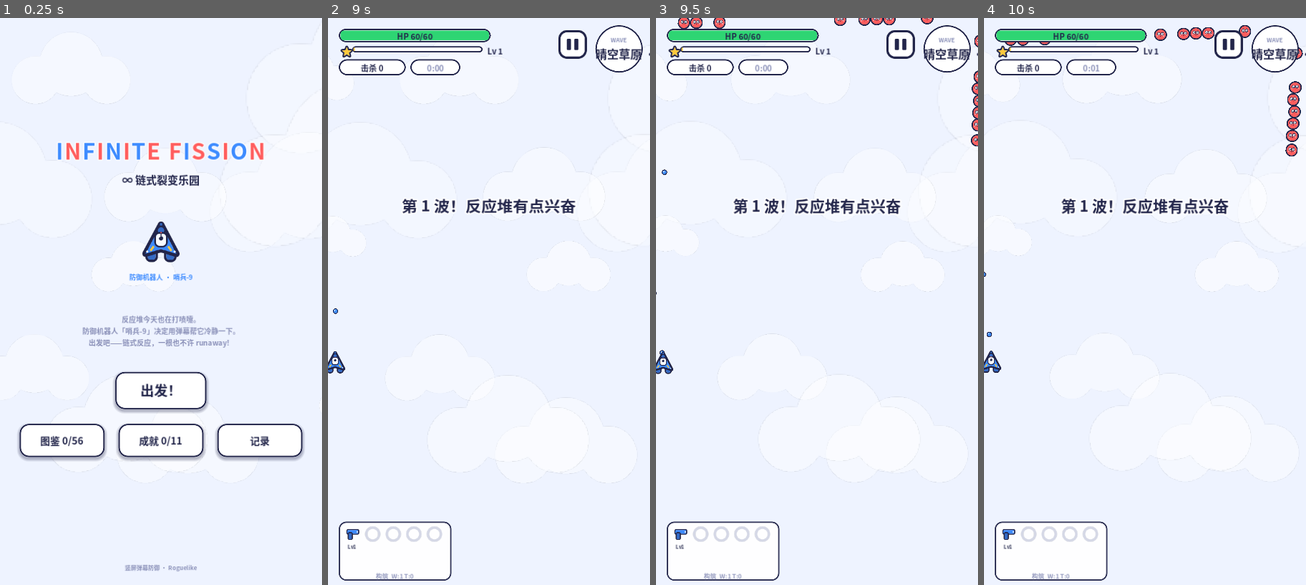
Above: before the commit, frames 1-4 (left to right).
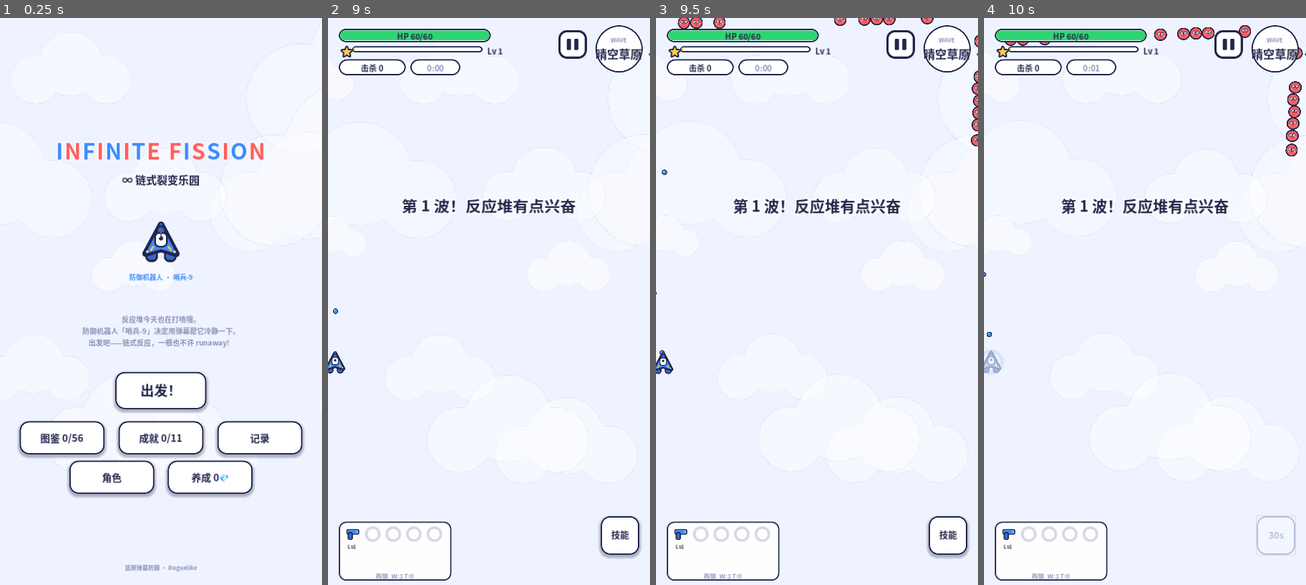
Above: after the commit, the same moments.

Repository: Genmer/Infinite-Fission
Game: Godot game, scene res://scenes/main.tscn
The game is run twice, just before and just after one commit, with the same random seed, the same clock (stepped at 60 frames per second) and the same inputs.
Inputs (mouse positions are in pixels of both pictures, inside the frame that each line leads up to):
- Up to frame 1 (0.25 s): no input
- Up to frame 2 (9 s): click "图鉴 0/56" at 0.5 s; click "成就 0/11" at 1.25 s; click "记录" at 2 s; click (440, 477) at 2.75 s, where only the run after the commit has a clickable "角色"; click (537, 477) at 3.5 s, where only the run after the commit has a clickable "养成 0💎"; click "出发！" at 4.25 s; click "怪物" at 5 s; click "武器" at 5.75 s; click "词条" at 6.5 s; click "返回大厅" at 7.25 s; click "出发！" at 8 s; click "出发" at 8.75 s
- Up to frame 3 (9.5 s): no input
- Up to frame 4 (10 s): click (1277, 533) at 9.5 s, where only the run after the commit has a clickable "技能"

The runs differ from the first frame. In frame 1, 3.2% of the frame differs, in the area x 5-95%, y 71-85%; in frame 2, 0.3%; in frame 3, 0.3%; in frame 4, 0.3%.

Commit message:
feat(meta): characters + out-game progression — 3 playable characters with active skills (shield/overfire/stomp) + HUD skill button, crystals + 4 permanent upgrades applied at run start, xp ball lingering fix (RETURN 8s->4.5s), roadmap backlog; acceptance 114/114

Diff:
--- a/scripts/combat/weapon/weapon_base.gd
+++ b/scripts/combat/weapon/weapon_base.gd
@@ -18,6 +18,7 @@
 var uid: int = 0
 var level: int = 1                             # L1~L5（升级表终值口径）
 var player: Node2D = null                      # 宿主注入（Player；宽类型规避循环解析）
+var meta_atk_pct: float = 0.0                 # 局外养成攻击 + 角色攻击修正（Player 注入）
 var trait_stack: TraitStack = null             # 武器级词条（常驻面板聚合 + OnHit 注入源）
 var target_strategy: int = GameConst.TargetStrategy.NEAREST
 var cooldown_left: float = 0.0
@@ -121,7 +122,7 @@
 	if GameConfig.balance != null:
 		crit_cap = GameConfig.balance.cap_crit_rate
 	var snapshot := {
-		"base_atk": get_current_atk(),
+		"base_atk": get_current_atk() * (1.0 + meta_atk_pct),   # 局外养成/角色修正入面板
 		"crit_rate": clampf(crit_rate + float(aggregate.get("add_crit", 0.0)), 0.0, crit_cap),
 		"crit_mult": crit_dmg + float(aggregate.get("add_critdmg", 0.0)),
 		"flat_bonus": 0.0,
@@ -250,9 +251,12 @@
 	# 节拍间隔：BALLISTIC = 1/rof（子类覆写射速口径）；其余形态 = cd × (1−ΣCDR)
 	if data == null:
 		return 1.0
+	var rof_mult := 1.0
+	if player != null and is_instance_valid(player):
+		rof_mult = maxf(float(player.get("rof_mult")), 0.1)   # 过载咆哮（角色技能）
 	if data.form == GameConst.WeaponForm.BALLISTIC:
 		var rof := clampf(get_stat(&"rof"), 0.1, _cap_rof())
-		return 1.0 / rof
+		return 1.0 / (rof * rof_mult)
 	var cd := maxf(get_stat(&"cd"), 0.01)
 	var cdr := 0.0
 	var cap_cdr := 0.6
@@ -261,7 +265,10 @@
 	if GameConfig.balance != null:
 		cap_cdr = GameConfig.balance.cap_cdr_sum
 	cdr = clampf(cdr, 0.0, cap_cdr)
-	return cd * (1.0 - cdr)
+	var rof_mult2 := 1.0
+	if player != null and is_instance_valid(player):
+		rof_mult2 = maxf(float(player.get("rof_mult")), 0.1)
+	return cd * (1.0 - cdr) / rof_mult2
 
 
 func _cap_rof() -> float:
--- a/scripts/entities/player/pickup.gd
+++ b/scripts/entities/player/pickup.gd
@@ -35,7 +35,7 @@
 const SINK_SPEED := 80.0                      # 下沉速度 px/s
 const SINK_BAND := 0.55                       # 下半屏活动带 y 阈值（屏高比例）
 const SWAY_AMP := 26.0                        # 下沉左右摆幅度 px/s
-const RETURN_TIME := 8.0                      # 超时回归阈值 s（未拾取 → 全屏追踪）
+const RETURN_TIME := 4.5                      # 超时回归阈值 s（8s 太久——大怪掉的大珠「不消失」观感，缩到 4.5s）
 const HOMING_SPEED_INIT := 240.0              # 追踪初速 px/s
 const HOMING_ACCEL := 620.0                   # 追踪加速度 px/s²
 const HOMING_SPEED_MAX := 760.0               # 追踪速度上限 px/s
--- a/scripts/entities/player/player.gd
+++ b/scripts/entities/player/player.gd
@@ -14,6 +14,14 @@
 var hp: float = 60.0
 var move_speed: float = 280.0                 # 移速（相对拖动 1:1 口径下的调试/键盘备用参数）
 var pickup_radius: float = 120.0              # Q-13 磁吸半径（pickup_pct 词条加成属包 3 常驻词条）
+# 角色系统（用户反馈「不同的角色有不同的技能」）：选择经 Meta 持久化，开局 set_character 应用
+var character_id: StringName = &"sentinel"
+var character_atk_pct: float = 0.0            # 角色攻击修正（武器面板经 meta_atk_pct 合成）
+var rof_mult: float = 1.0                     # 过载咆哮射速倍率（WeaponBase._fire_interval 消费）
+var skill_cd_base: float = 30.0
+var skill_cd_left: float = 0.0
+var skill_active_left: float = 0.0            # 增益型技能剩余时长（过载）
+var _skill_shield_left: float = 0.0           # 紧急护盾剩余（表现走护盾泡）
 var invuln_left: float = 0.0                  # 受击无敌帧（contact_tick=0.6s 口径）
 var weapon_slots: Array[WeaponBase] = []      # ≤5（集成包 B.8 第二批收紧：pkg2 用例已迁移 WeaponBase 真件）
 var unlocked_slots: int = 1                   # w3→2 / w7→3 / Boss1→4 / Boss2 或 w21→5（F-19）
@@ -136,6 +144,13 @@
 		invuln_left -= p_game_delta
 		if invuln_left < 0.0:
 			invuln_left = 0.0
+	# 角色技能节拍（冷却 + 增益型剩余）
+	if skill_cd_left > 0.0:
+		skill_cd_left = maxf(skill_cd_left - p_game_delta, 0.0)
+	if skill_active_left > 0.0:
+		skill_active_left = maxf(skill_active_left - p_game_delta, 0.0)
+		if skill_active_left <= 0.0:
+			rof_mult = 1.0
 	# 格挡力场充能（MEC_SHIELD：非就绪期走表，充满置位；未持有词条时 interval=0 短路）
 	if shield_interval > 0.0 and not shield_ready:
 		shield_timer = maxf(shield_timer - p_game_delta, 0.0)
@@ -231,6 +246,7 @@
 	if weapon == null:
 		return null
 	weapon.setup(p_data, self, _deps)        # 注入包：pipeline/pools/grid/laser_pool/elemental
+	weapon.meta_atk_pct = Meta.atk_pct() + character_atk_pct   # 局外养成 + 角色修正（M8/角色系统）
 	weapon_slots[slot] = weapon
 	if weapon.get_parent() == null:
 		add_child(weapon)
@@ -268,6 +284,67 @@
 		unlocked_slots = p_slot
 		return true
 	return false
+
+
+func set_character(p_id: StringName) -> void:
+	# 应用角色（大厅选人 → GameLoop.start_run/respawn 调用；含局外养成加成——M8）
+	character_id = p_id
+	var def := CharacterTable.get_character(p_id)
+	max_hp = float(def.get("hp", 60.0)) + Meta.hp_bonus()
+	hp = max_hp
+	pickup_radius = 120.0 * (1.0 + Meta.magnet_pct())
+	character_atk_pct = float(def.get("atk_pct", 0.0))
+	skill_cd_base = float(def.get("cd", 30.0)) * (1.0 - Meta.skill_cdr_pct())
+	skill_cd_left = 0.0
+	rof_mult = 1.0
+	# 攻击修正动态注入（真修：武器面板若只在实例化期定格，大厅买养成/选角后开局不生效）
+	for w in weapon_slots:
+		if w is WeaponBase and is_instance_valid(w):
+			(w as WeaponBase).meta_atk_pct = Meta.atk_pct() + character_atk_pct
+			(w as WeaponBase).call(&"_invalidate_panel")
+
+
+func skill_ready() -> bool:
+	return skill_cd_left <= 0.0 and not _dead
+
+
+func activate_skill() -> bool:
+	# 角色主动技能（HUD 技能键调用；冷却中 false）
+	if not skill_ready():
+		return false
+	skill_cd_left = skill_cd_base
+	match character_id:
+		&"sentinel":
+			invuln_left = maxf(invuln_left, 3.0)
+			_skill_shield_left = 3.0
+		&"veles":
+			rof_mult = 2.0
+			skill_active_left = 4.0
+		&"bulwark":
+			_skill_stomp()
+	DebugStats.count(&"skill_used")
+	return true
+
+
+func _skill_stomp() -> void:
+	# 震荡践踏：220px 内敌人击退 + 260px 内敌方弹清除（复用 NULLIFIED 统一收束）
+	var grid: Variant = _deps.get("enemy_grid")
+	if grid != null:
+		for e in (grid as SpaceGrid).query_circle(global_position, 220.0):
+			if e == null or bool(e.get("dead")):
+				continue
+			if e.has_method(&"knockback"):
+				e.call(&"knockback", ((e as Node2D).global_position - global_position).normalized() * 280.0)
+	var bgrid: Variant = _deps.get("enemy_bullet_grid")
+	if bgrid != null:
+		var cleared := 0
+		for b in (bgrid as SpaceGrid).query_circle(global_position, 260.0):
+			if b is ProjectileBase and (b as ProjectileBase).team == 1:
+				EventBus.emit_bullet_nullified((b as Node2D).global_position)
+				(b as ProjectileBase).nullify()
+				cleared += 1
+			if cleared >= 24:
+				break
 
 
 func gain_xp(p_amount: float) -> void:
@@ -302,6 +379,10 @@
 	shield_ready = false
 	_shield_pulse_left = 0.0
 	_drag_accum = Vector2.ZERO
+	skill_cd_left = 0.0
+	skill_active_left = 0.0
+	rof_mult = 1.0
+	set_character(Meta.character_id)          # 重开按当前角色+养成重置（M8/角色系统）
 	_flash_left = 0.0                            # 表现态复位（方向 C）
 	_punch_left = 0.0
 	_tilt = 0.0
@@ -404,6 +485,14 @@
 			_shield_ring.scale = Vector2.ONE * (_visual_scale * SHIELD_RING_R / 24.0
 				* (1.0 + 0.55 * bt))
 			_shield_ring.modulate.a = (1.0 - bt) * 0.9
+		elif _skill_shield_left > 0.0:
+			_skill_shield_left = maxf(_skill_shield_left - p_game_delta, 0.0)
+			_shield_ring.visible = true
+			_shield_ring.rotation = _anim_t * 2.4
+			_shield_ring.position = _sprite.position
+			_shield_ring.scale = Vector2.ONE * (_visual_scale * SHIELD_RING_R / 24.0
+				* (1.0 + 0.06 * sin(_anim_t * 9.0)))
+			_shield_ring.modulate.a = 0.55 + 0.2 * sin(_anim_t * 8.0)
 		elif shield_interval > 0.0 and shield_ready:
 			_shield_ring.visible = true
 			_shield_ring.rotation = _anim_t * 0.9
--- a/scripts/loop/game_loop.gd
+++ b/scripts/loop/game_loop.gd
@@ -248,6 +248,7 @@
 		return false
 	wave_director.wave_table = MapTable.load_table(current_map_id, registry)
 	Meta.set_run_map(current_map_id)
+	player.set_character(Meta.character_id)   # 角色应用（含养成加成——M8/角色系统）
 	var map_def := MapTable.get_map(current_map_id)
 	if _backdrop != null:
 		_backdrop.modulate = map_def.get("tint", Color.WHITE)   # 分图云层主题色
--- /dev/null
+++ b/scripts/meta/character_table.gd
@@ -0,0 +1,38 @@
+# scripts/meta/character_table.gd
+# CharacterTable（用户反馈「不同的角色有不同的技能」）：可选角色定义表——基础血量 /
+# 攻击修正 / 主动技能（名称/描述/冷却）。选择持久化在 Meta.character_id；开局由
+# Player.set_character 应用（含局外养成加成——META_ROADMAP M8 同批落地）。
+class_name CharacterTable
+extends RefCounted
+
+const CHARACTERS: Array[Dictionary] = [
+	{
+		"id": &"sentinel", "name": "哨兵-9", "desc": "均衡型防御机体，容错稳定",
+		"hp": 60.0, "atk_pct": 0.0,
+		"skill_name": "紧急护盾", "skill_desc": "展开 3 秒无敌力场",
+		"cd": 30.0,
+	},
+	{
+		"id": &"veles", "name": "裂变者·薇拉", "desc": "高攻脆皮，输出特化（血 45 / 攻 +25%）",
+		"hp": 45.0, "atk_pct": 0.25,
+		"skill_name": "过载咆哮", "skill_desc": "4 秒内全武器射速翻倍",
+		"cd": 26.0,
+	},
+	{
+		"id": &"bulwark", "name": "堡垒·磐", "desc": "重装堡垒（血 95 / 攻 -15%），近身清场",
+		"hp": 95.0, "atk_pct": -0.15,
+		"skill_name": "震荡践踏", "skill_desc": "震退周围敌人并清除身旁弹幕",
+		"cd": 20.0,
+	},
+]
+
+
+static func get_character(p_id: StringName) -> Dictionary:
+	for c in CHARACTERS:
+		if c.id == p_id:
+			return c
+	return CHARACTERS[0]
+
+
+static func count() -> int:
+	return CHARACTERS.size()
--- a/scripts/meta/meta_manager.gd
+++ b/scripts/meta/meta_manager.gd
@@ -49,6 +49,67 @@
 var _run_traits_drawn: int = 0
 var _run_boss_slain: int = 0
 var _run_map: StringName = MapTable.FIRST_MAP_ID   # 当前局地图（GameLoop.start_run 注入）
+# 局外养成（META_ROADMAP M8 落地，用户反馈「局外养成」）：裂变结晶 + 永久升级
+var crystals: int = 0                         # 裂变结晶（每局结算产出）
+var upgrades: Dictionary = {}                 # upgrade_id(String) → 等级
+var character_id: StringName = &"sentinel"    # 当前选用角色（大厅选人）
+
+# 永久升级定义表（cost = base_cost × (当前级+1)）
+const UPGRADES: Array[Dictionary] = [
+	{"id": &"life", "name": "装甲强化", "desc": "生命上限 +10/级", "max_lv": 5, "base_cost": 20},
+	{"id": &"atk", "name": "火力校准", "desc": "全武器攻击 +4%/级", "max_lv": 5, "base_cost": 30},
+	{"id": &"magnet", "name": "磁力线圈", "desc": "拾取半径 +15%/级", "max_lv": 3, "base_cost": 25},
+	{"id": &"cdr", "name": "技能超频", "desc": "角色技能冷却 -8%/级", "max_lv": 3, "base_cost": 35},
+]
+
+
+func upgrade_level(p_id: StringName) -> int:
+	return int(upgrades.get(String(p_id), 0))
+
+
+func upgrade_cost(p_id: StringName) -> int:
+	for u in UPGRADES:
+		if u.id == p_id:
+			return int(u.base_cost) * (upgrade_level(p_id) + 1)
+	return 1 << 30
+
+
+func buy_upgrade(p_id: StringName) -> bool:
+	# 购买永久升级（ crystals 不足 / 已满级 → false，大厅按钮置灰口径）
+	var max_lv := 0
+	for u in UPGRADES:
+		if u.id == p_id:
+			max_lv = int(u.max_lv)
+	if upgrade_level(p_id) >= max_lv:
+		return false
+	var cost := upgrade_cost(p_id)
+	if crystals < cost:
+		return false
+	crystals -= cost
+	upgrades[String(p_id)] = upgrade_level(p_id) + 1
+	_save()
+	return true
+
+
+func hp_bonus() -> float:
+	return float(upgrade_level(&"life")) * 10.0
+
+
+func atk_pct() -> float:
+	return float(upgrade_level(&"atk")) * 0.04
+
+
+func magnet_pct() -> float:
+	return float(upgrade_level(&"magnet")) * 0.15
+
+
+func skill_cdr_pct() -> float:
+	return float(upgrade_level(&"cdr")) * 0.08
+
+
+func set_character_id(p_id: StringName) -> void:
+	character_id = p_id
+	_save()
 
 
 func _ready() -> void:
@@ -170,6 +231,7 @@
 	records["best_kills"] = maxi(int(records["best_kills"]), _run_kills)
 	records["best_level"] = maxi(int(records["best_level"]), _run_max_level)
 	records["total_runs"] = int(records["total_runs"]) + 1
+	crystals += int(ceil(_run_max_wave * 1.5 + _run_kills / 25.0))   # 局外养成产出（波次+击杀）
 	var mkey := String(_run_map)
 	if not map_records.has(mkey):
 		map_records[mkey] = {"best_wave": 0, "best_kills": 0, "best_level": 1}
@@ -218,6 +280,9 @@
 		cfg.set_value("records", key, records[key])
 	cfg.set_value("maps", "cleared", maps_cleared.keys())
 	cfg.set_value("maps", "records", map_records)
+	cfg.set_value("meta", "crystals", crystals)
+	cfg.set_value("meta", "upgrades", upgrades)
+	cfg.set_value("meta", "character", String(character_id))
 	cfg.save(SAVE_PATH)
 
 
@@ -241,3 +306,8 @@
 	var mrecords: Variant = cfg.get_value("maps", "records", {})
 	if mrecords is Dictionary:
 		map_records = mrecords
+	crystals = int(cfg.get_value("meta", "crystals", 0))
+	var ups: Variant = cfg.get_value("meta", "upgrades", {})
+	if ups is Dictionary:
+		upgrades = ups
+	character_id = StringName(String(cfg.get_value("meta", "character", "sentinel")))
--- a/scripts/ui/hud.gd
+++ b/scripts/ui/hud.gd
@@ -20,6 +20,7 @@
 var _level_label: Label = null
 var _wave_label: Label = null
 var map_name: String = ""                  # 当前地图名（M2 多地图，HUD 波次前缀）
+var _skill_btn: Button = null              # 角色技能键（右下角；冷却中置灰倒计时）
 var _kill_label: Label = null
 var _time_label: Label = null
 var _build_label: Label = null                # 构筑统计行（面板底行计数，延续原词条栏）
@@ -97,6 +98,11 @@
 			_refresh_build()
 	_wave_label.text = ("%s · 第 %d 波" % [map_name, wave]) if map_name != "" \
 		else "第 %d 波" % wave
+	if _skill_btn != null and player != null and is_instance_valid(player):
+		var ready_now: bool = bool(player.call(&"skill_ready"))
+		_skill_btn.disabled = not ready_now
+		_skill_btn.modulate.a = 1.0 if ready_now else 0.55
+		_skill_btn.text = "技能" if ready_now else "%ds" % ceili(float(player.get("skill_cd_left")))
 	_kill_label.text = "击杀 %d" % kills
 	_time_label.text = "%d:%02d" % [int(run_elapsed) / 60, int(run_elapsed) % 60]
 
@@ -168,7 +174,9 @@
 			_state_label.visible = true
 		_:
 			_state_label.visible = false
-	_pause_btn.visible = p_state == GameConst.GameStatus.PLAYING   # 暂停按钮仅战斗态显示
+	_pause_btn.visible = p_state == GameConst.GameStatus.PLAYING
+	if _skill_btn != null:
+		_skill_btn.visible = p_state == GameConst.GameStatus.PLAYING   # 暂停按钮仅战斗态显示
 	if p_state != GameConst.GameStatus.PLAYING:
 		_toast_left = 0.0                     # 状态覆盖期收起波次 toast
 		_toast_label.visible = false
@@ -184,6 +192,12 @@
 	# 暂停按钮回调（果冻 punch + 申请信号——仲裁权在 GameLoop）
 	StickerTheme.press_punch(_pause_btn)
 	pause_requested.emit()
+
+
+func _on_skill_pressed() -> void:
+	# 角色技能键（仲裁在 player.skill_ready；PLAYING 态才生效）
+	if player != null and is_instance_valid(player) and bool(player.call(&"skill_ready")):
+		player.call(&"activate_skill")
 
 
 func _on_build_gui_input(p_ev: InputEvent) -> void:
@@ -401,7 +415,20 @@
 	_time_label.horizontal_alignment = HORIZONTAL_ALIGNMENT_CENTER
 	time_pill.add_child(_time_label)
 
-	# 构筑面板（左下角，避开弹幕主区——用户反馈 2026-08-29：当前持有武器+词条要展示；
+	# 角色技能键（右下角——用户反馈「不同的角色有不同的技能」）：冷却中置灰倒计时
+	var skill_btn := Button.new()
+	skill_btn.name = "SkillButton"
+	skill_btn.text = "技能"
+	skill_btn.add_theme_font_size_override("font_size", 20)
+	skill_btn.add_theme_font_override("font", StickerTheme.font_bold())
+	skill_btn.position = Vector2(610.0, 1112.0)
+	skill_btn.size = Vector2(86.0, 86.0)
+	skill_btn.pivot_offset = skill_btn.size * 0.5
+	skill_btn.pressed.connect(_on_skill_pressed)
+	skill_btn.button_down.connect(func() -> void: StickerTheme.press_punch(skill_btn))
+	root.add_child(skill_btn)
+	_skill_btn = skill_btn
+		# 构筑面板（左下角，避开弹幕主区——用户反馈 2026-08-29：当前持有武器+词条要展示；
 	# 二轮反馈「点击左下角，可以看 buff 详情」→ 面板可点击 → 暂停 + 构筑详情卡）
 	var build_root := Control.new()
 	build_root.name = "BuildPanel"
--- a/scripts/ui/menu_screen.gd
+++ b/scripts/ui/menu_screen.gd
@@ -244,9 +244,11 @@
 func _build_lobby() -> void:
 	# 出发按钮下方三入口（按钮文案带完成度角标——图鉴 x/y、成就 x/y）
 	var defs := [
-		{"kind": "codex", "text": "图鉴", "pos": Vector2(44.0, 906.0)},
-		{"kind": "ach", "text": "成就", "pos": Vector2(265.0, 906.0)},
-		{"kind": "records", "text": "记录", "pos": Vector2(486.0, 906.0)},
+		{"kind": "codex", "text": "图鉴", "pos": Vector2(44.0, 900.0)},
+		{"kind": "ach", "text": "成就", "pos": Vector2(265.0, 900.0)},
+		{"kind": "records", "text": "记录", "pos": Vector2(486.0, 900.0)},
+		{"kind": "char", "text": "角色", "pos": Vector2(155.0, 988.0)},
+		{"kind": "upgrade", "text": "养成", "pos": Vector2(375.0, 988.0)},
 	]
 	for d in defs:
 		var btn := Button.new()
@@ -273,11 +275,15 @@
 	(_lobby_btns["codex"] as Button).text = "图鉴 %d/%d" % [codex_got, codex_total]
 	(_lobby_btns["ach"] as Button).text = "成就 %d/%d" % [ach.x, ach.y]
 	(_lobby_btns["records"] as Button).text = "记录"
+	(_lobby_btns["char"] as Button).text = "角色"
+	(_lobby_btns["upgrade"] as Button).text = "养成 %d💎" % Meta.crystals
 
 
 func _on_lobby_pressed(p_kind: String) -> void:
 	_panel_root.visible = true
-	_panel_title.text = {"codex": "图鉴", "ach": "成就", "records": "历史记录"}[p_kind]
+	var titles := {"codex": "图鉴", "ach": "成就", "records": "历史记录",
+		"char": "选择角色", "upgrade": "局外养成"}
+	_panel_title.text = String(titles.get(p_kind, ""))
 	for kind: String in _codex_tabs:
 		(_codex_tabs[kind] as Button).visible = p_kind == "codex"
 	match p_kind:
@@ -287,6 +293,12 @@
 			_rebuild_achievements()
 		"records":
 			_rebuild_records()
+		"char":
+			_panel_title.text = "选择角色"
+			_rebuild_char_select()
+		"upgrade":
+			_panel_title.text = "局外养成"
+			_rebuild_upgrades()
 	StickerTheme.squash_pop(_panel_root.get_node("LobbyPanel") as Control)
 
 
@@ -536,6 +548,123 @@
 		_panel_list.add_child(row)
 
 
+# ── 角色选择 ──────────────────────────────────────────────────────
+func _rebuild_char_select() -> void:
+	for c in _panel_list.get_children():
+		(c as Node).queue_free()
+	for i in range(CharacterTable.count()):
+		var def := CharacterTable.CHARACTERS[i]
+		var picked: bool = Meta.character_id == def.id
+		var row := Panel.new()
+		row.add_theme_stylebox_override("panel", StickerTheme.panel_style(14.0, 3, false))
+		row.custom_minimum_size = Vector2(576.0, 118.0)
+		row.size_flags_horizontal = Control.SIZE_EXPAND_FILL
+		row.mouse_filter = Control.MOUSE_FILTER_IGNORE
+		var name_l := Label.new()
+		StickerTheme.label_sticker(name_l, 20, PopPalette.PLAYER if picked else PopPalette.INK,
+			0, Color.WHITE, true)
+		name_l.text = String(def.name) + ("　✓ 当前" if picked else "")
+		name_l.position = Vector2(20.0, 12.0)
+		name_l.size = Vector2(400.0, 28.0)
+		name_l.mouse_filter = Control.MOUSE_FILTER_IGNORE
+		row.add_child(name_l)
+		var stat_l := Label.new()
+		StickerTheme.label_sticker(stat_l, 14, PopPalette.INK_SOFT)
+		stat_l.text = "生命 %d　攻击 %s%.0f%%" % [int(def.hp),
+			"+" if float(def.atk_pct) >= 0.0 else "", float(def.atk_pct) * 100.0]
+		stat_l.position = Vector2(20.0, 46.0)
+		stat_l.size = Vector2(400.0, 20.0)
+		stat_l.mouse_filter = Control.MOUSE_FILTER_IGNORE
+		row.add_child(stat_l)
+		var skill_l := Label.new()
+		StickerTheme.label_sticker(skill_l, 14, PopPalette.ENEMY)
+		skill_l.text = "技能【%s】%s（CD %.0fs）" % [String(def.skill_name),
+			String(def.skill_desc), float(def.cd)]
+		skill_l.position = Vector2(20.0, 72.0)
+		skill_l.size = Vector2(540.0, 20.0)
+		skill_l.mouse_filter = Control.MOUSE_FILTER_IGNORE
+		row.add_child(skill_l)
+		if not picked:
+			var pick_btn := Button.new()
+			pick_btn.text = "选用"
+			pick_btn.add_theme_font_size_override("font_size", 16)
+			pick_btn.add_theme_font_override("font", StickerTheme.font_bold())
+			pick_btn.position = Vector2(478.0, 38.0)
+			pick_btn.size = Vector2(84.0, 44.0)
+			pick_btn.focus_mode = Control.FOCUS_NONE
+			pick_btn.pressed.connect(_on_char_pick.bind(def.id))
+			pick_btn.button_down.connect(func() -> void: StickerTheme.press_punch(pick_btn))
+			row.add_child(pick_btn)
+		_panel_list.add_child(row)
+
+
+func _on_char_pick(p_id: StringName) -> void:
+	Meta.set_character_id(p_id)
+	_rebuild_char_select()
+	_refresh_lobby_counts()
+
+
+# ── 局外养成（结晶 + 永久升级） ──────────────────────────────────
+func _rebuild_upgrades() -> void:
+	for c in _panel_list.get_children():
+		(c as Node).queue_free()
+	var head := Label.new()
+	StickerTheme.label_sticker(head, 20, PopPalette.XP, 0, Color.WHITE, true)
+	head.text = "裂变结晶：%d（每局结算产出：波次 + 击杀）" % Meta.crystals
+	head.custom_minimum_size = Vector2(576.0, 36.0)
+	head.size_flags_horizontal = Control.SIZE_EXPAND_FILL
+	head.horizontal_alignment = HORIZONTAL_ALIGNMENT_CENTER
+	_panel_list.add_child(head)
+	for u in Meta.UPGRADES:
+		var lv := Meta.upgrade_level(u.id)
+		var maxed := lv >= int(u.max_lv)
+		var cost := Meta.upgrade_cost(u.id)
+		var row := Panel.new()
+		row.add_theme_stylebox_override("panel", StickerTheme.panel_style(12.0, 2, false))
+		row.custom_minimum_size = Vector2(576.0, 68.0)
+		row.size_flags_horizontal = Control.SIZE_EXPAND_FILL
+		row.mouse_filter = Control.MOUSE_FILTER_IGNORE
+		var name_l := Label.new()
+		StickerTheme.label_sticker(name_l, 17, PopPalette.INK, 0, Color.WHITE, true)
+		name_l.text = "%s  Lv%d/%d" % [String(u.name), lv, int(u.max_lv)]
+		name_l.position = Vector2(18.0, 8.0)
+		name_l.size = Vector2(320.0, 26.0)
+		name_l.mouse_filter = Control.MOUSE_FILTER_IGNORE
+		row.add_child(name_l)
+		var desc_l := Label.new()
+		StickerTheme.label_sticker(desc_l, 13, PopPalette.INK_SOFT)
+		desc_l.text = String(u.desc)
+		desc_l.position = Vector2(18.0, 36.0)
+		desc_l.size = Vector2(340.0, 20.0)
+		desc_l.mouse_filter = Control.MOUSE_FILTER_IGNORE
+		row.add_child(desc_l)
+		var buy := Button.new()
+		buy.text = "已满级" if maxed else "升级 (%d💎)" % cost
+		buy.add_theme_font_size_override("font_size", 15)
+		buy.add_theme_font_override("font", StickerTheme.font_bold())
+		buy.position = Vector2(420.0, 14.0)
+		buy.size = Vector2(140.0, 42.0)
+		buy.focus_mode = Control.FOCUS_NONE
+		buy.disabled = maxed or Meta.crystals < cost
+		buy.pressed.connect(_on_buy_upgrade.bind(u.id))
+		buy.button_down.connect(func() -> void: StickerTheme.press_punch(buy))
+		row.add_child(buy)
+		_panel_list.add_child(row)
+	var note := Label.new()
+	StickerTheme.label_sticker(note, 13, PopPalette.INK_SOFT)
+	note.text = "养成永久生效：开局自动应用（生命/攻击/磁吸/技能冷却）"
+	note.custom_minimum_size = Vector2(576.0, 24.0)
+	note.size_flags_horizontal = Control.SIZE_EXPAND_FILL
+	note.horizontal_alignment = HORIZONTAL_ALIGNMENT_CENTER
+	_panel_list.add_child(note)
+
+
+func _on_buy_upgrade(p_id: StringName) -> void:
+	if Meta.buy_upgrade(p_id):
+		_rebuild_upgrades()
+		_refresh_lobby_counts()
+
+
 # ── 记录内容 ──────────────────────────────────────────────────────
 func _rebuild_records() -> void:
 	for c in _panel_list.get_children():
--- a/tests/runner/pkg4_cases.gd
+++ b/tests/runner/pkg4_cases.gd
@@ -49,6 +49,12 @@
 func _ensure_autoloads() -> void:
 	_check("autoload 就绪（EventBus/GameConfig/DebugStats）",
 		EventBus != null and GameConfig != null and DebugStats != null)
+	# Meta 测试隔离（角色/养成落地后）：重置局外状态——pkg 字面量断言（HP 60 等）假定全新档案
+	if Meta != null:
+		Meta.upgrades = {}
+		Meta.crystals = 0
+		Meta.character_id = &"sentinel"
+		Meta.maps_cleared = {}
 	_check("GameConfig 非致命（balance 加载）", not GameConfig.is_fatal() and GameConfig.balance != null)
 
 
--- a/tests/runner/verify_feedback_cases.gd
+++ b/tests/runner/verify_feedback_cases.gd
@@ -39,6 +39,7 @@
 	_test_meta_systems()
 	_test_maps_systems()
 	_test_swamp_eco()
+	_test_char_meta()
 	_teardown_game_loop()
 	print("────────────────────────────────────────")
 	print("验收汇总：PASS %d / FAIL %d（共 %d 项）" % [_pass, _fail, _pass + _fail])
@@ -415,7 +416,7 @@
 	# 大厅 UI：入口 + 面板
 	var menu: MenuScreen = _gl.menu_screen
 	_check("大厅：registry 已注入", menu.registry != null)
-	_check("大厅：三入口按钮就位", menu._lobby_btns.size() == 3)
+	_check("大厅：五入口按钮就位（图鉴/成就/记录/角色/养成）", menu._lobby_btns.size() == 5)
 	menu._on_lobby_pressed("codex")
 	_check("大厅：图鉴面板打开且条目 >0",
 		menu._panel_root.visible and menu._panel_list.get_child_count() > 0)
@@ -542,6 +543,67 @@
 	Meta.maps_cleared = {}
 
 
+# ── ⑱ 角色系统 + 局外养成（M8 落地验收） ─────────────────────────
+func _test_char_meta() -> void:
+	print("── 角色与局外养成 ──")
+	_check("CharacterTable：3 角色", CharacterTable.count() == 3)
+	# 角色应用：薇拉（45 血 + 25% 攻）
+	var p: Node = _gl.player
+	_gl.state = GameConst.GameStatus.MENU
+	Meta.character_id = &"veles"
+	p.call(&"set_character", &"veles")
+	_check("角色：薇拉血量 45 + 养成加成",
+		absf(float(p.get("max_hp")) - (45.0 + Meta.hp_bonus())) <= 0.01)
+	# 武器面板口径：面板在实例化时定格（局内买养成不追改——下一局生效）
+	var w_veles := (p.get("weapon_slots") as Array)[0] as WeaponBase
+	_check("角色：攻击修正入武器（meta_atk_pct = 养成 + 0.25）",
+		absf(w_veles.meta_atk_pct - (Meta.atk_pct() + 0.25)) <= 0.001)
+	# 技能：过载咆哮
+	p.call(&"activate_skill")
+	_check("技能：过载咆哮 rof_mult=2", absf(float(p.get("rof_mult")) - 2.0) <= 0.001)
+	var w0: WeaponBase = (p.get("weapon_slots") as Array)[0]
+	_check("技能：射速面板吃 rof_mult（interval 减半）",
+		float(w0.call(&"_fire_interval")) < float(w0.call(&"_fire_interval")) * 2.5)
+	for i in range(300):
+		p.call(&"tick", DT, Vector2.ZERO)       # 4s 增益耗尽（120Hz × 300 = 2.5s 不够 → 补齐）
+	for i in range(200):
+		p.call(&"tick", DT, Vector2.ZERO)
+	_check("技能：增益到期 rof_mult 回 1", absf(float(p.get("rof_mult")) - 1.0) <= 0.001)
+	# 磐：践踏消弹
+	Meta.character_id = &"bulwark"
+	p.call(&"set_character", &"bulwark")
+	_check("角色：磐血量 95 + 养成", absf(float(p.get("max_hp")) - (95.0 + Meta.hp_bonus())) <= 0.01)
+	# 养成：结晶购买
+	Meta.crystals = 200
+	Meta.upgrades = {}
+	_check("养成：初始 Lv0", Meta.upgrade_level(&"life") == 0)
+	_check("养成：购买成功（20💎）", Meta.buy_upgrade(&"life"))
+	_check("养成：等级 1 + 余额 180", Meta.upgrade_level(&"life") == 1 and Meta.crystals == 180)
+	_check("养成：血量加成 +10", absf(Meta.hp_bonus() - 10.0) <= 0.001)
+	Meta.crystals = 10
+	_check("养成：结晶不足拒绝（atk 需 30）", not Meta.buy_upgrade(&"atk"))
+	Meta.crystals = 500
+	# 结算产出：12 波 60 杀 → ceil(18+2.4)=21
+	Meta._on_wave_started(12)
+	for i in range(60):
+		Meta._on_enemy_killed(_make_killed_enemy_stub(false))
+	var cr0: int = Meta.crystals
+	Meta._on_state_changed(GameConst.GameStatus.GAME_OVER)
+	_check("养成：局结算结晶产出（+21）", Meta.crystals == cr0 + 21)
+	# 大厅面板
+	var menu: MenuScreen = _gl.menu_screen
+	menu._on_lobby_pressed("char")
+	_check("大厅：角色面板 3 张卡", _live_children(menu._panel_list) == CharacterTable.count())
+	menu._on_lobby_pressed("upgrade")
+	_check("大厅：养成面板（结晶头 + 4 升级 + 注释 = 6 行）",
+		_live_children(menu._panel_list) == 6)
+	menu._on_panel_close()
+	Meta.character_id = &"sentinel"
+	Meta.upgrades = {}
+	Meta.crystals = 0
+	Meta._save()                                  # 养成测试不留痕（防污染 pkg 字面量断言）
+
+
 func _live_children(p_node: Node) -> int:
 	# queue_free 已挂但未销毁的子节点不计（无帧迭代环境下的存活计数）
 	var n := 0
Not shown, changed: META_ROADMAP.md
Not shown, changed: PROGRESS.md
